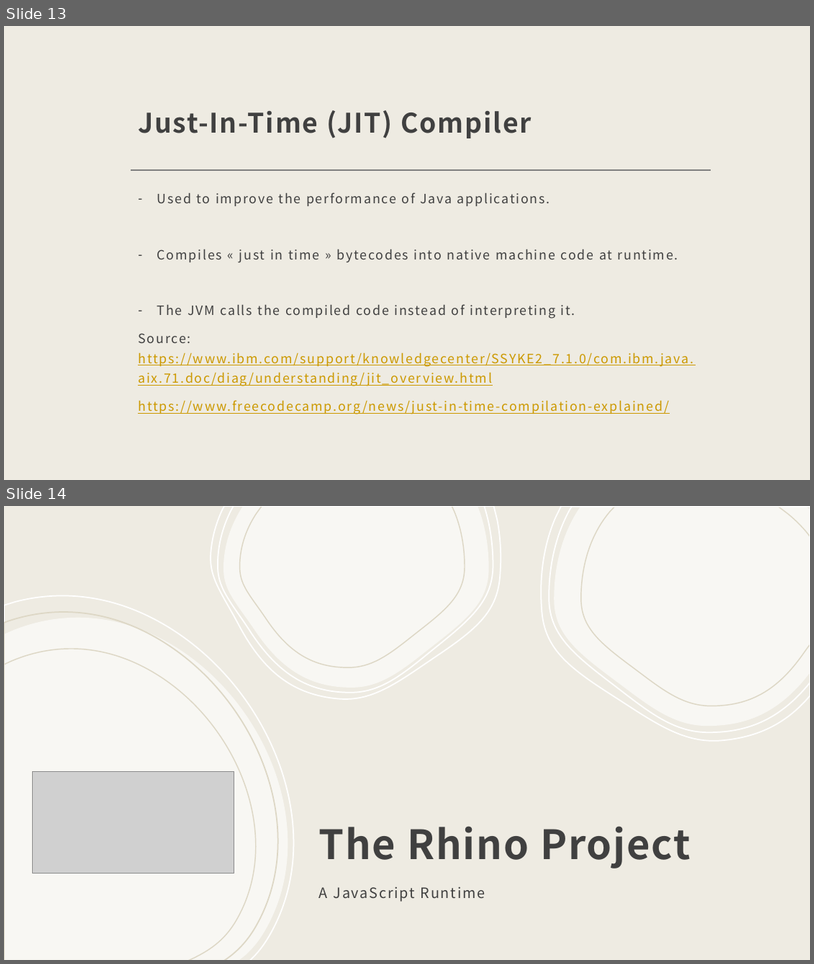
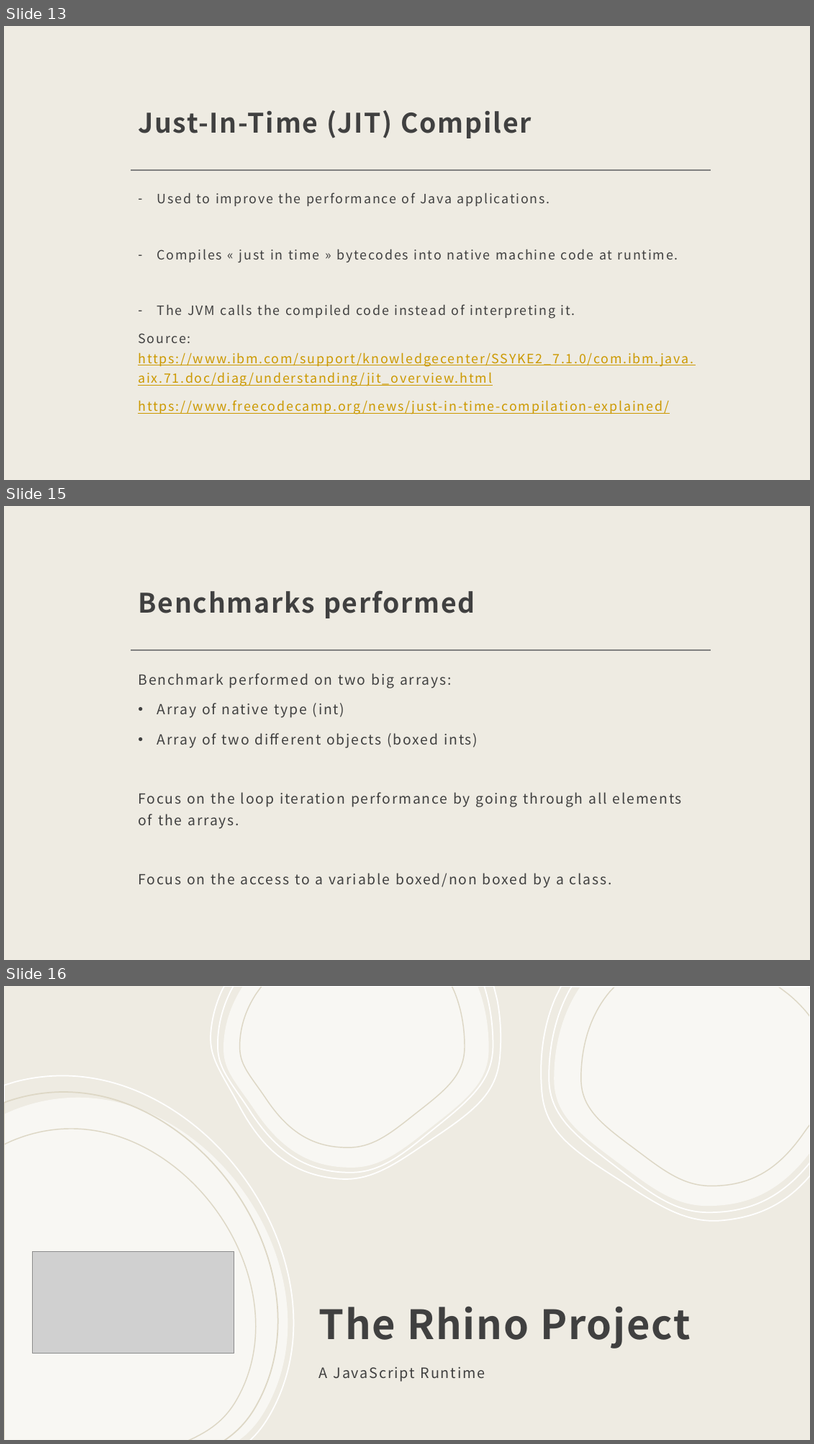
Before and after one commit to cloudy-marti/rhino-benchmarking, a slide deck: Virtual Machines and Runtime.pptx. Shown one above the other, each under a label of ours: slides 13 and 14 before the commit, slides 13, 15 and 16 after it; the slides between them are not shown. The pictures are 814x964 and 814x1444 pixels, drawn with LibreOffice and Linux fonts; fonts in the diff are those of the drawing; grey boxes stand for pictures. Boxes give left, top, right and bottom in pixels: in the first picture for what was removed or moved away, otherwise in the second. Text is boxed around its words. In the diff, an @@ line names an element or a change of style, - is before the commit and + after.

Commit message:
Added some slides

```diff
--- a/Virtual Machines and Runtime.pptx
+++ b/Virtual Machines and Runtime.pptx
@@ slide 15 added at (x1=4, y1=506, x2=810, y2=960), background #EEEBE2; not listed: 1 template element that a slide beside it also shows @@
@@ title added at (x1=138, y1=590, x2=476, y2=618), 32 pt, text #404040, bold @@
+Benchmarks performed
@@ text added at (x1=138, y1=673, x2=682, y2=888), 16.6 pt, text #404040 @@
+Benchmark performed on two big arrays:
+• Array of native type (int)
+• Array of two different objects (boxed ints)
+Focus on the loop iteration performance by going through all elements of the arrays.
+Focus on the access to a variable boxed/non boxed by a class.
@@ what was slide 14 is now slide 16 @@
```
Also in this commit, not shown: 1 other slide added.
